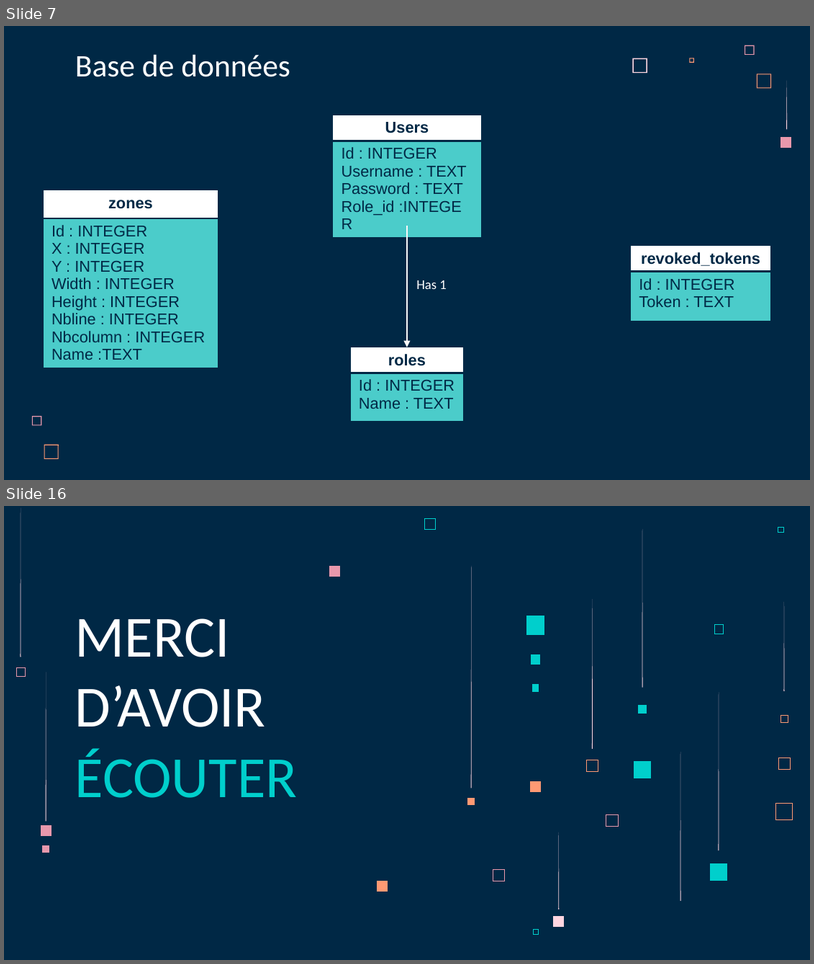
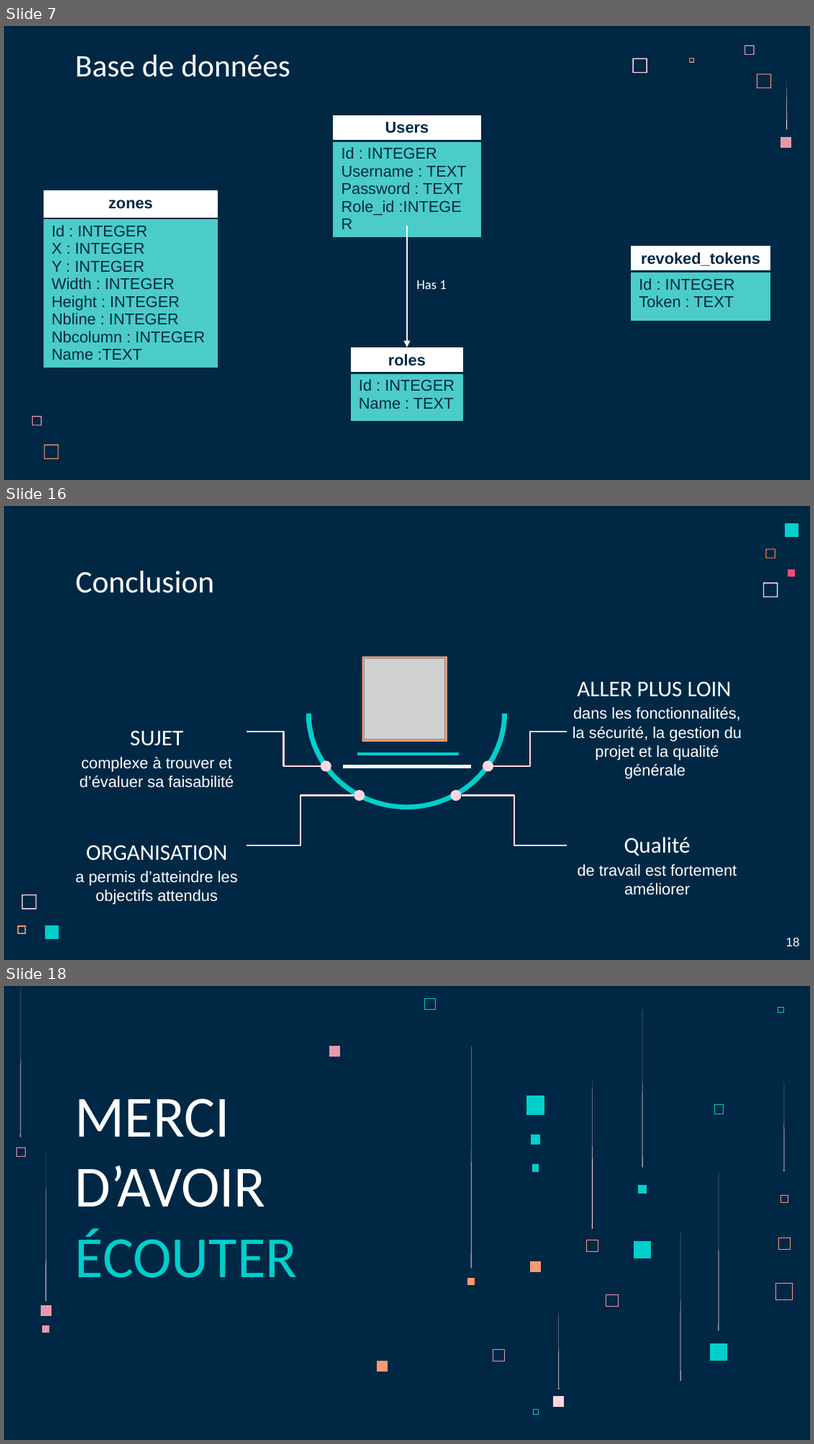
Before and after one commit to LoicSERRE/Projet-annuel-BUT3, a slide deck: Revue de projet/Diapo revue de projet.pptx. Shown one above the other, each under a label of ours: slides 7 and 16 before the commit, slides 7, 16 and 18 after it; the slides between them are not shown. The pictures are 814x964 and 814x1444 pixels, drawn with LibreOffice and Linux fonts; fonts in the diff are those of the drawing; grey boxes stand for pictures. Boxes give left, top, right and bottom in pixels: in the first picture for what was removed or moved away, otherwise in the second. Text is boxed around its words. In the diff, an @@ line names an element or a change of style, - is before the commit and + after.

Commit message:
Quasi finalisation du diapo, plus que quelque détails

```diff
--- a/Revue de projet/Diapo revue de projet.pptx
+++ b/Revue de projet/Diapo revue de projet.pptx
@@ slide 16 added at (4,506,810,960), background #002845 @@
@@ freeform shape added at (784,523,798,537), fill #00CFCC @@
@@ freeform shape added at (766,548,776,559), fill #FC723F @@
@@ title added at (75,570,214,593), 28 pt, text #FFFFFF @@
+Conclusion
@@ freeform shape added at (788,569,795,576), fill #F64975 @@
@@ freeform shape added at (764,582,778,597), fill #FFD6E1 @@
@@ rectangle added at (362,656,448,741), fill #FF9973 @@
@@ picture added at (365,659,445,739) @@
@@ text added at (577,681,732,697), 20 pt, text #FFFFFF @@
+ALLER PLUS LOIN
@@ freeform shape added at (306,713,507,809), fill #00CFCC @@
@@ text added at (573,707,742,779), 14 pt, text #FFFFFF @@
+dans les fonctionnalités, la sécurité, la gestion du projet et la qualité générale
@@ text added at (130,730,183,746), 20 pt, text #FFFFFF @@
+SUJET
@@ elbow line added from (247, 732) to (321, 766), #FFD6E1 1.5 pt @@
@@ elbow line added from (494, 766) to (567, 732), #FFD6E1 1.5 pt @@
@@ text added at (80,757,234,788), 14 pt, text #FFFFFF @@
+complexe à trouver et d’évaluer sa faisabilité
@@ ellipse added at (321,761,332,772), fill #FFD6E1 @@
@@ line added from (358, 754) to (459, 754), #00CFCC 3 pt @@
@@ ellipse added at (483,761,494,772), fill #FFD6E1 @@
@@ line added from (344, 767) to (471, 767), #FFFFFF 3 pt @@
@@ elbow line added from (354, 795) to (247, 846), #FFD6E1 1.5 pt @@
@@ ellipse added at (354,790,365,801), fill #FFD6E1 @@
@@ ellipse added at (450,790,462,801), fill #FFD6E1 @@
@@ elbow line added from (461, 795) to (567, 846), #FFD6E1 1.5 pt @@
@@ text added at (86,844,227,860), 20 pt, text #FFFFFF @@
+ORGANISATION
@@ text added at (625,836,691,855), 20 pt, text #FFFFFF @@
+Qualité
@@ text added at (75,870,238,904), 14 pt, text #FFFFFF @@
+a permis d’atteindre les objectifs attendus
@@ text added at (578,864,737,895), 14 pt, text #FFFFFF @@
+de travail est fortement améliorer
@@ freeform shape added at (22,894,36,908), fill #FFD6E1 @@
@@ freeform shape added at (18,925,26,934), fill #FF9973 @@
@@ freeform shape added at (45,925,59,939), fill #00CFCC @@
@@ text added at (787,937,800,946), 11 pt, text #FFFFFF @@
+18
@@ what was slide 16 is now slide 18 @@
```
Also in this commit, not shown: 5 slides changed, 4 other slides added, 3 slides removed.
